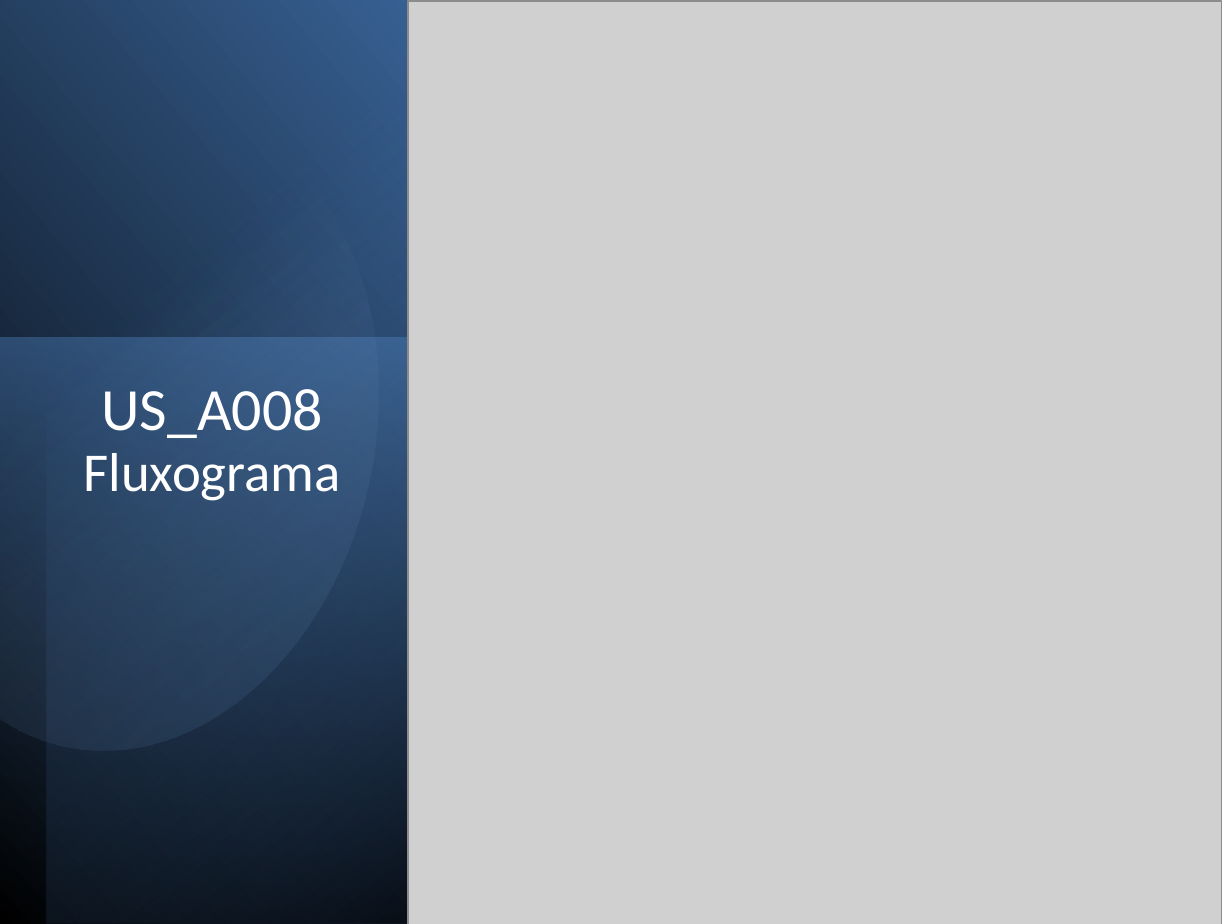
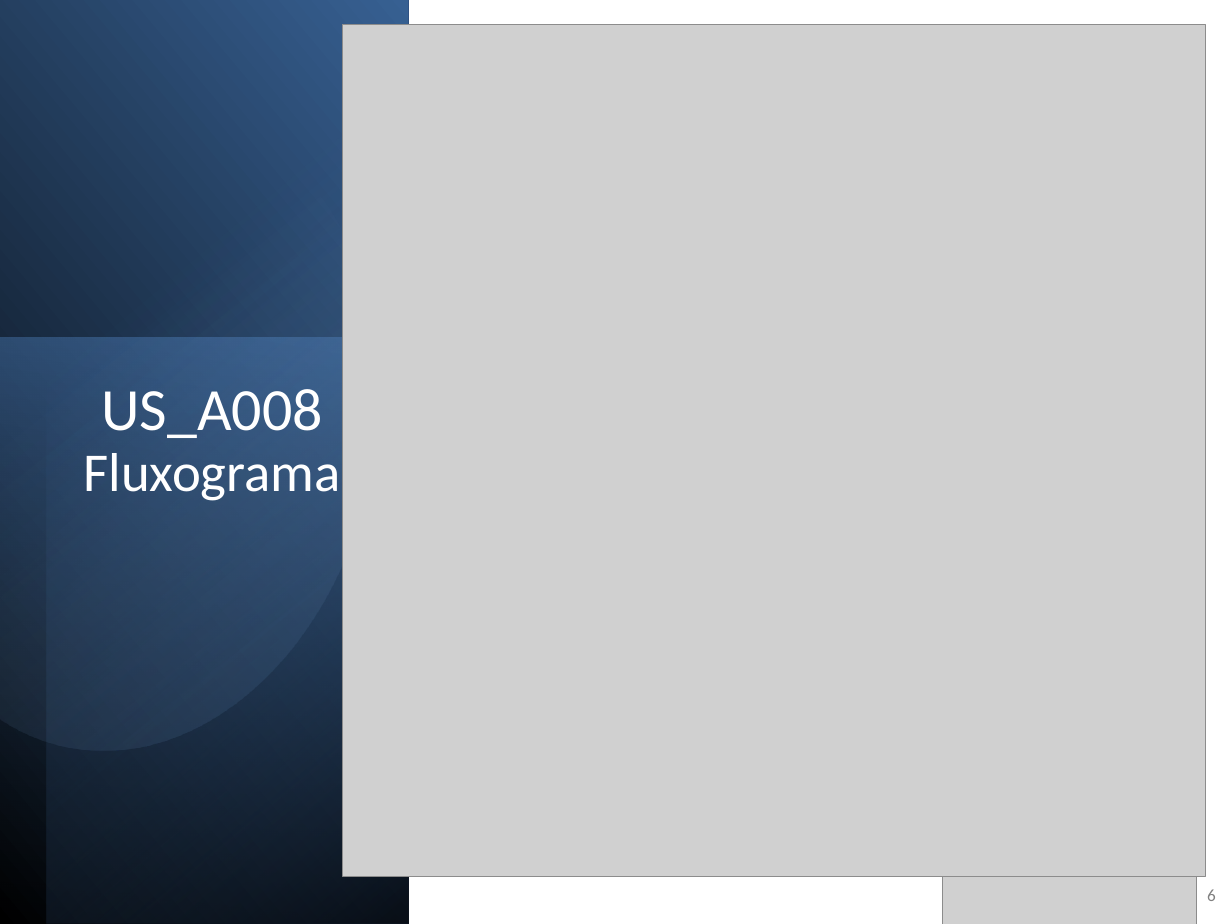
Before and after one commit to joaoventura2024064-dev/ISTECPROJ2526, a slide deck: slide 6 of docs/Sprint_A_Apresentacao_v0.pptx. Drawn at 1232x924 pixels with LibreOffice and Linux fonts; fonts in the diff are those of the drawing; grey boxes stand for pictures. Boxes give left, top, right and bottom in pixels: in the first picture for what was removed or moved away, otherwise in the second. Text is boxed around its words. In the diff, an @@ line names an element or a change of style, - is before the commit and + after.

```diff
--- a/docs/Sprint_A_Apresentacao_v0.pptx
+++ b/docs/Sprint_A_Apresentacao_v0.pptx
@@ picture: place and size @@
-picture at [408, 1, 1221, 924]
+picture at [342, 25, 1205, 876]
@@ page number added at [1207, 889, 1216, 901], 10 pt, text #808080 @@
+6
```
Also in this commit, not shown: 1 other slide changed, 3 other files.
